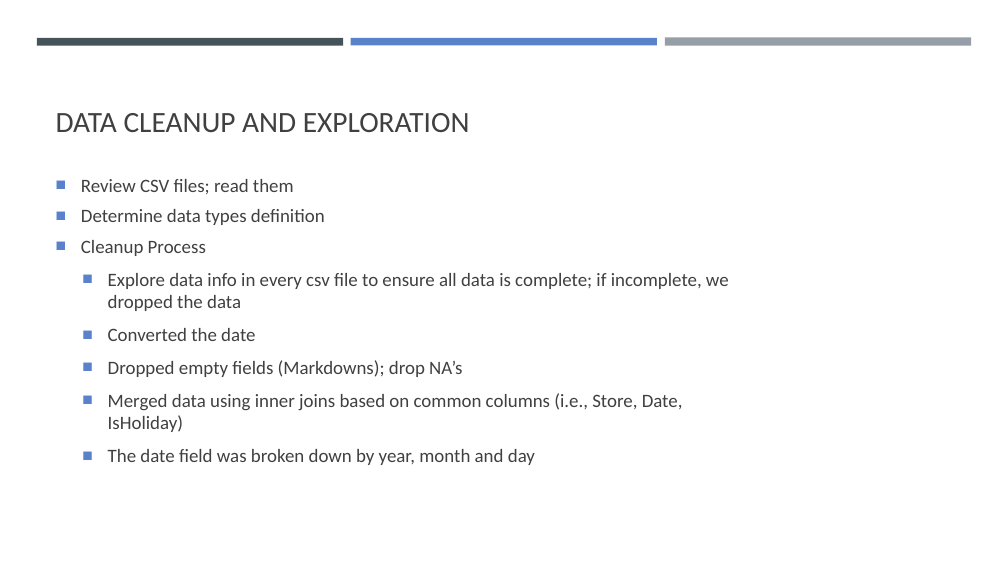
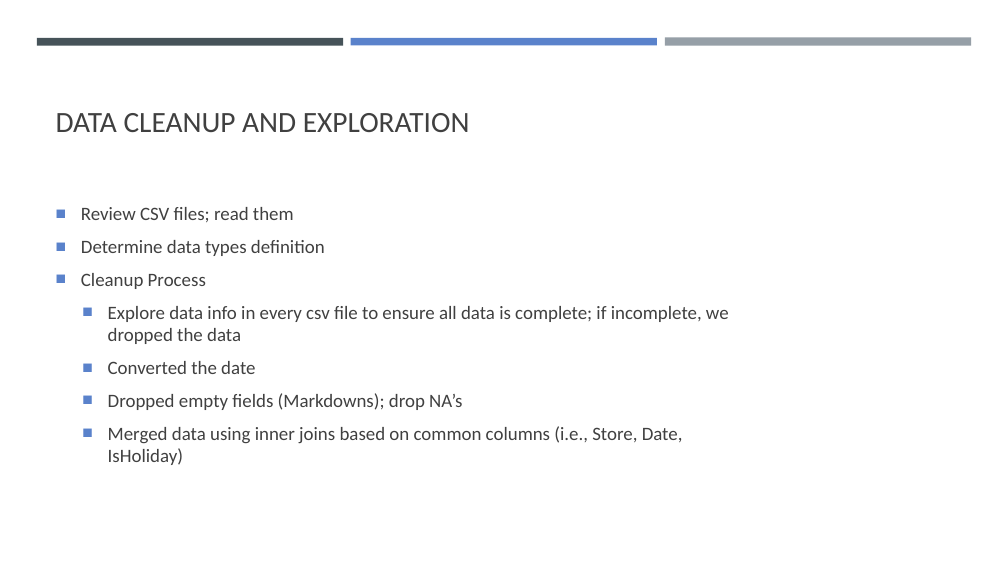
Before and after one commit to tbhaijee/Walmart-Sales-Predications, a slide deck: slide 4 of Project 1 PPT Slides.pptx. Drawn at 1008x567 pixels with LibreOffice and Linux fonts; fonts in the diff are those of the drawing. Boxes give left, top, right and bottom in pixels: in the first picture for what was removed or moved away, otherwise in the second. Text is boxed around its words. In the diff, an @@ line names an element or a change of style, - is before the commit and + after.

```diff
--- a/Project 1 PPT Slides.pptx
+++ b/Project 1 PPT Slides.pptx
@@ text at [81,207,325,289]: line spacing 0.9 to 1 @@
@@ text at [108,449,535,465]: paragraph removed @@
-  ■ The date field was broken down by year, month and day
```
Also in this commit, not shown: 9 other slides changed.
